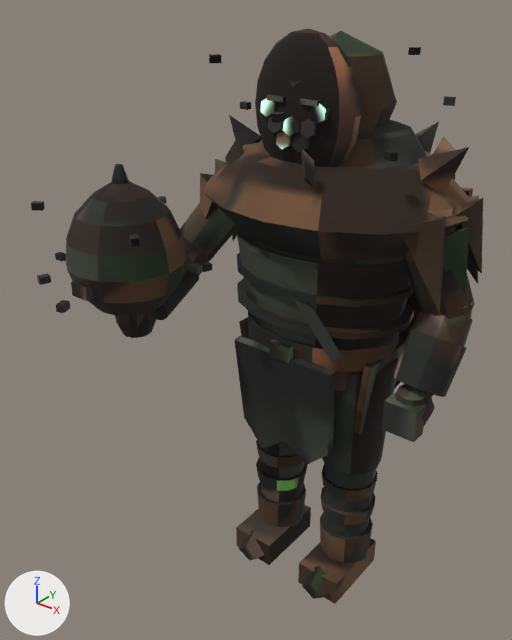
What one commit did to the glTF model assets/models/grove_beekeeper.glb.
Both versions are drawn from a 50 mm lens placed at (1.047, -1.62, 1.821), pointed at (-0.149, -0.125, 0.894). The axes (+X, +Y, +Z) are drawn at lower left. The lights are the same throughout. The older version comes first. Vertices at exactly the same position are counted once.

Before the edit, the objects in view are built like this:
```python
me_grovebeekeepermesh = bpy.data.meshes.new('GroveBeekeeperMesh')
me_grovebeekeepermesh.from_pydata(...)  # 1928 vertices, 3524 faces; spans x -0.75..0.45, y -0.69..0.38, z -0.02..1.71
me_grovebeekeepermesh.materials.append(mat_grovebeekeepermesh_baked)
ob_grovebeekeepermesh = bpy.data.objects.new('GroveBeekeeperMesh', me_grovebeekeepermesh)
ob_grovebeekeepermesh.location = (0.0, 0.0, 0.0)
```
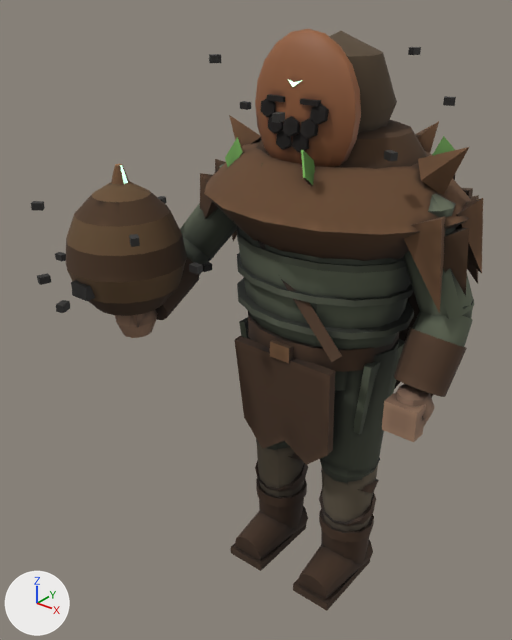
What the commit changed:
me_grovebeekeepermesh is used by ob_grovebeekeepermesh; location (0.0, 0.0, 0.0).
me_grovebeekeepermesh had 1928 vertices, 3524 faces and spanned x -0.75..0.45, y -0.69..0.38, z -0.02..1.71.
me_grovebeekeepermesh now has 2068 vertices, 3788 faces and spans x -0.75..0.45, y -0.69..0.38, z -0.02..1.71.
me_grovebeekeepermesh part 1: a new loose piece, a box spanning x -0.202..-0.067, y -0.202..0.067, z 0.0..0.029, in mat_grovebeekeepermesh_baked.
me_grovebeekeepermesh part 2: a new loose piece, a 12-sided cylinder along z spanning x -0.22..-0.05, y -0.08..0.08, z 0.05..0.2, in mat_grovebeekeepermesh_baked.
me_grovebeekeepermesh part 3: a new loose piece, a 12-sided cylinder along z spanning x -0.224..-0.045, y -0.09..0.09, z 0.181..0.218, in mat_grovebeekeepermesh_baked.
me_grovebeekeepermesh part 4: a new loose piece, a box spanning x 0.067..0.202, y -0.202..0.067, z 0.0..0.029, in mat_grovebeekeepermesh_baked.
me_grovebeekeepermesh part 5: a new loose piece, a 12-sided cylinder along z spanning x 0.05..0.22, y -0.08..0.08, z 0.05..0.2, in mat_grovebeekeepermesh_baked.
me_grovebeekeepermesh part 6: a new loose piece, a 12-sided cylinder along z spanning x 0.045..0.224, y -0.09..0.09, z 0.181..0.218, in mat_grovebeekeepermesh_baked.
me_grovebeekeepermesh part 7: the loose piece of 28 vertices spanning x -0.22..-0.05, y -0.09..0.09, z 0.25..0.29 is rebuilt with 24 vertices and now spans x -0.23..-0.04, y -0.09..0.09, z 0.22..0.35.
me_grovebeekeepermesh part 8: the loose piece of 28 vertices spanning x 0.05..0.22, y -0.09..0.09, z 0.34..0.39 is rebuilt with 24 vertices and now spans x 0.04..0.23, y -0.09..0.09, z 0.31..0.45.
me_grovebeekeepermesh part 9: the loose piece of 28 vertices spanning x 0.05..0.22, y -0.09..0.09, z 0.25..0.29 is rebuilt with 24 vertices and now spans x 0.04..0.23, y -0.09..0.09, z 0.22..0.35.
me_grovebeekeepermesh part 10: the loose piece of 28 vertices spanning x -0.22..-0.05, y -0.09..0.09, z 0.34..0.39 is rebuilt with 24 vertices and now spans x -0.23..-0.04, y -0.09..0.09, z 0.31..0.45.
me_grovebeekeepermesh part 11: the loose piece of 8 vertices spanning x -0.21..-0.06, y -0.16..0.08, z 0.0..0.09 is rebuilt with 24 vertices and now spans x -0.22..-0.05, y -0.19..0.06, z -0.02..0.14.
me_grovebeekeepermesh part 12: the loose piece of 8 vertices spanning x 0.06..0.21, y -0.16..0.08, z 0.0..0.09 is rebuilt with 24 vertices and now spans x 0.05..0.22, y -0.19..0.06, z -0.02..0.14.
me_grovebeekeepermesh part 13: the loose piece of 24 vertices spanning x 0.05..0.22, y -0.09..0.09, z 0.08..0.19 is deleted.
me_grovebeekeepermesh part 14: the loose piece of 24 vertices spanning x -0.22..-0.05, y -0.09..0.09, z 0.08..0.19 is deleted.
me_grovebeekeepermesh part 15: the loose piece of 8 vertices spanning x -0.2..-0.07, y -0.2..-0.12, z -0.02..0.11 is deleted.
me_grovebeekeepermesh part 16: the loose piece of 8 vertices spanning x 0.07..0.2, y -0.2..-0.12, z -0.02..0.11 is deleted.
me_grovebeekeepermesh part 17: 56 vertices moved from x -0.25..0.25, y -0.12..0.12, z 0.19..0.82 to x -0.25..0.25, y -0.12..0.08, z 0.2..0.88; 20 vertices removed from x -0.23..0.24, y -0.08..0.12, z 0.46..0.82; 96 vertices added at x -0.23..0.23, y -0.11..0.12, z 0.36..0.87.
me_grovebeekeepermesh part 18: 3055 kept faces spanning x -0.75..0.45, y -0.69..0.38, z 0.2..1.71 get new texture (UV) coordinates.

Location of each change, (x1, y1, x2, y2) in pixels of the pictures (512 x 640 px; the box of a moved part takes in the faces that stretch with it):
'GroveBeekeeperMesh', reshaped
    before: (31, 29, 483, 604)
    after: (31, 29, 483, 611)
part 1 of me_grovebeekeepermesh, added
    after: (231, 525, 306, 571)
part 2 of me_grovebeekeepermesh, added
    after: (259, 498, 304, 531)
part 3 of me_grovebeekeepermesh, added
    after: (256, 479, 307, 507)
part 4 of me_grovebeekeepermesh, added (brown)
    after: (293, 559, 370, 611)
part 5 of me_grovebeekeepermesh, added (brown)
    after: (321, 529, 370, 566)
part 6 of me_grovebeekeepermesh, added (brown)
    after: (319, 509, 374, 543)
part 7 of me_grovebeekeepermesh, rebuilt
    before: (256, 458, 308, 491)
    after: (255, 460, 308, 492)
part 8 of me_grovebeekeepermesh, rebuilt
    before: (322, 465, 378, 501)
    after: (321, 470, 379, 493)
part 9 of me_grovebeekeepermesh, rebuilt
    before: (320, 487, 375, 525)
    after: (319, 490, 376, 526)
part 10 of me_grovebeekeepermesh, rebuilt (mostly hidden afterwards)
    before: (256, 440, 302, 468)
    after: (256, 441, 301, 460)
part 11 of me_grovebeekeepermesh, rebuilt
    before: (236, 505, 311, 565)
    after: (235, 506, 308, 561)
part 12 of me_grovebeekeepermesh, rebuilt
    before: (298, 538, 376, 604)
    after: (298, 540, 373, 600)
part 13 of me_grovebeekeepermesh, deleted
    before: (320, 512, 373, 563)
part 14 of me_grovebeekeepermesh, deleted
    before: (257, 482, 306, 527)
part 15 of me_grovebeekeepermesh, deleted (brown)
    before: (239, 530, 265, 560)
part 16 of me_grovebeekeepermesh, deleted
    before: (302, 566, 330, 599)
part 17 of me_grovebeekeepermesh, moved or reshaped
    before: (249, 338, 399, 537)
    after: (250, 339, 399, 531)
part 18 of me_grovebeekeepermesh, surface changed
    both: (31, 29, 483, 531)
